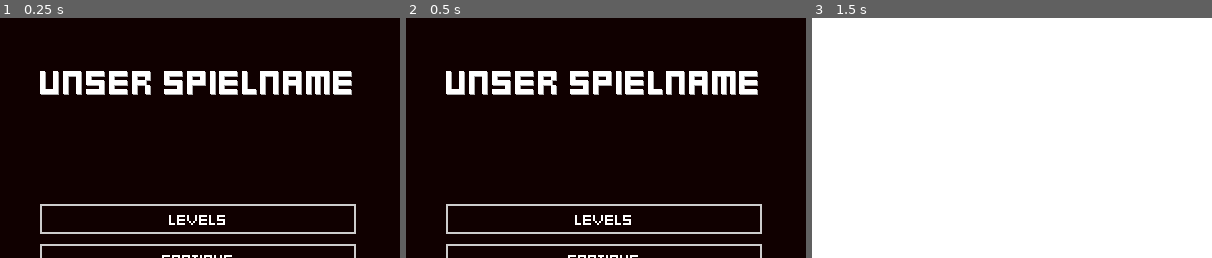
Above: before the commit, frames 1-3 (left to right).
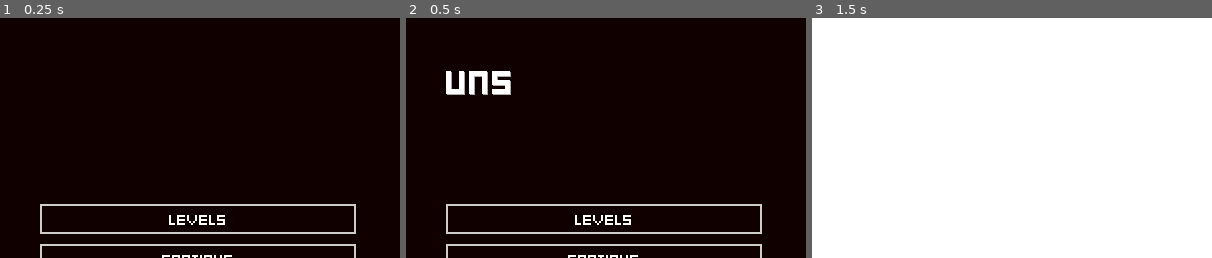
Above: after the commit, the same moments.

Repository: p-rott/Platformer
Game: Godot game, scene res://src/Startscreen/Startscreen.tscn
The game is run twice, just before and just after one commit, with the same random seed, the same clock (stepped at 60 frames per second) and the same inputs.
Inputs:
- Up to frame 1 (0.25 s): no input
- Up to frame 2 (0.5 s): no input
- Up to frame 3 (1.5 s): click "Continue" at 0.5 s; tap Enter at 1.25 s; hold Right (move_right) from 1.28 s (still down); hold Shift (sprint) from 1.28 s (still down)
The pictures show only the part of the screen within x 0-50%, y 0-50%; the shares and areas given below are measured in that part.

The runs differ from the first frame. In frame 1, 4.9% of the frame differs, in the area x 10-88%, y 22-33%; in frame 2, 3.8%; in frame 3, nothing differs.

Commit message:
Cleaned up warnings

Diff:
--- a/src/Autoload/Global.gd
+++ b/src/Autoload/Global.gd
@@ -39,7 +39,7 @@
 
 	wait_frames = 1
 
-func _process(time):
+func _process(_time):
 	if loader == null:
 		# no need to process anymore
 		set_process(false)
--- a/src/Levelchooser/Levelchooser.gd
+++ b/src/Levelchooser/Levelchooser.gd
@@ -2,7 +2,6 @@
 var worlds : Dictionary = {}
 func _ready():
 	dir_worlds("res://src/Level/areas")
-	$"MarginBox/VBoxContainer/TabContainer"
 
 
 func _on_Back_pressed():
@@ -42,7 +41,7 @@
 				level.set_text(String(levelCount))
 				levelCount +=1
 				level.show()
-				(worlds[world] as GridContainer).add_child(level)
+				(worlds[world]).add_child(level)
 			file_name = dir.get_next()
 	else:
 		print("An error occurred when trying to access the path.")
--- a/src/Startscreen/Startscreen.tscn
+++ b/src/Startscreen/Startscreen.tscn
@@ -14,6 +14,21 @@
 
 [sub_resource type="ShortCut" id=3]
 shortcut = SubResource( 2 )
+
+[sub_resource type="Animation" id=4]
+resource_name = "Gamename"
+tracks/0/type = "value"
+tracks/0/path = NodePath("MarginBox/HBoxContainer/VBoxContainer/Spielname:percent_visible")
+tracks/0/interp = 1
+tracks/0/loop_wrap = true
+tracks/0/imported = false
+tracks/0/enabled = true
+tracks/0/keys = {
+"times": PoolRealArray( 0, 1 ),
+"transitions": PoolRealArray( 2, 2.07053 ),
+"update": 0,
+"values": [ 0.0, 1.0 ]
+}
 
 [node name="Startscreen" type="ColorRect"]
 anchor_right = 1.0
@@ -49,11 +64,12 @@
 margin_right = 316.0
 margin_bottom = 400.0
 
-[node name="Label" type="Label" parent="MarginBox/HBoxContainer/VBoxContainer"]
+[node name="Spielname" type="Label" parent="MarginBox/HBoxContainer/VBoxContainer"]
 margin_right = 316.0
 margin_bottom = 45.0
 custom_fonts/font = SubResource( 1 )
 text = "Unser Spielname"
+percent_visible = 0.0
 
 [node name="MenuOptions" type="VBoxContainer" parent="MarginBox/HBoxContainer/VBoxContainer"]
 margin_top = 146.0
@@ -100,5 +116,9 @@
 margin_right = 232.0
 margin_bottom = 232.0
 texture = ExtResource( 1 )
+
+[node name="AnimationPlayer" type="AnimationPlayer" parent="."]
+autoplay = "Gamename"
+anims/Gamename = SubResource( 4 )
 [connection signal="pressed" from="MarginBox/HBoxContainer/VBoxContainer/MenuOptions/Levels" to="." method="_on_Levels_pressed"]
 [connection signal="pressed" from="MarginBox/HBoxContainer/VBoxContainer/MenuOptions/Continue" to="." method="_on_Continue_pressed"]
Not shown: 1 places in src/Startscreen/Startscreen.tscn that only renumber resources
